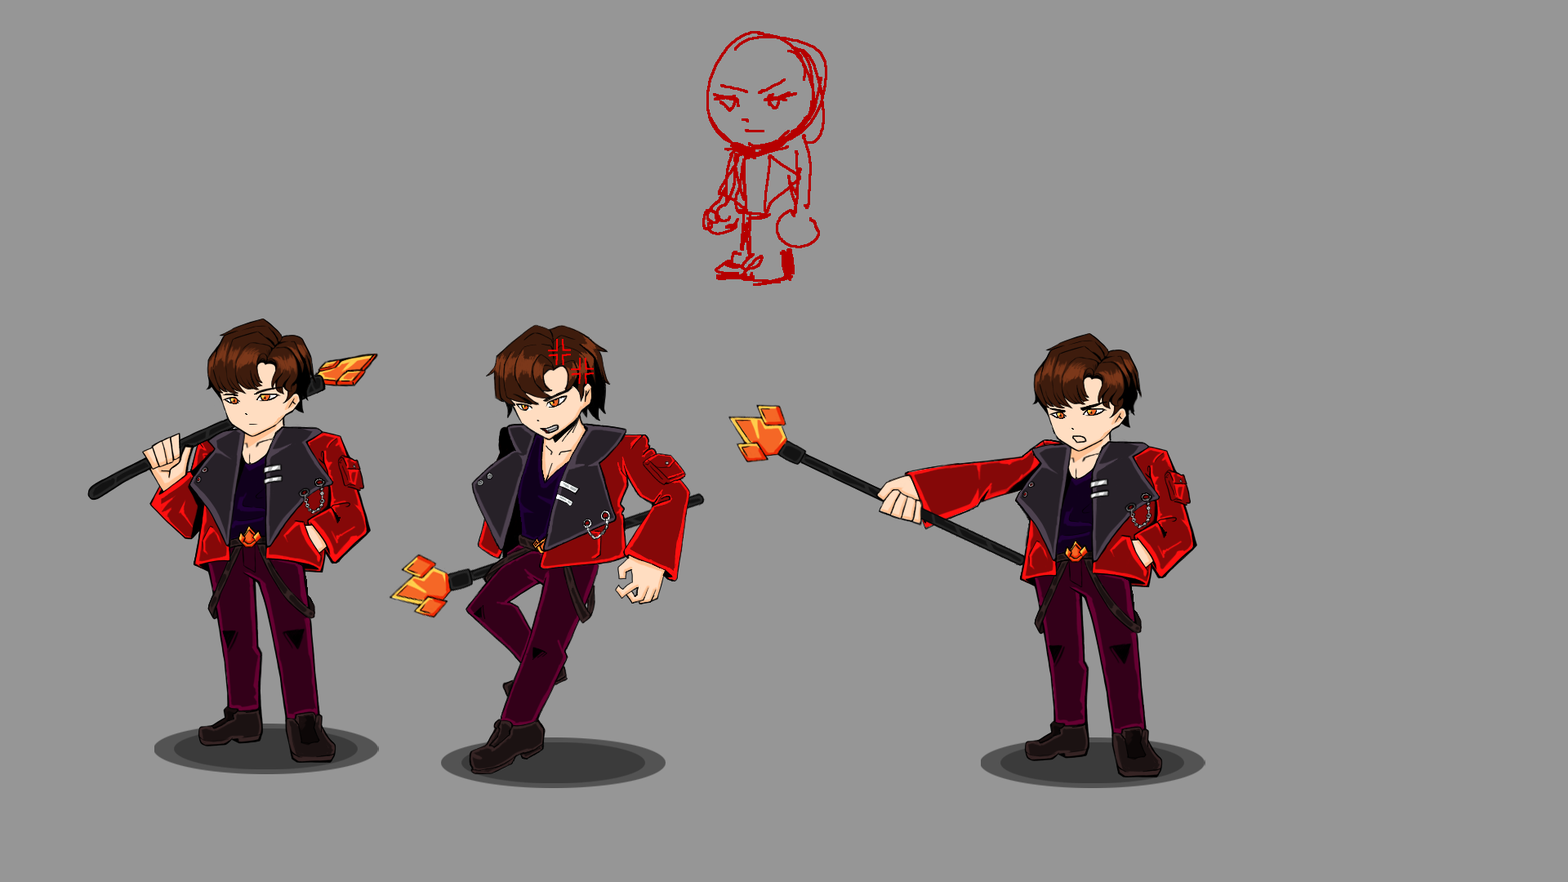
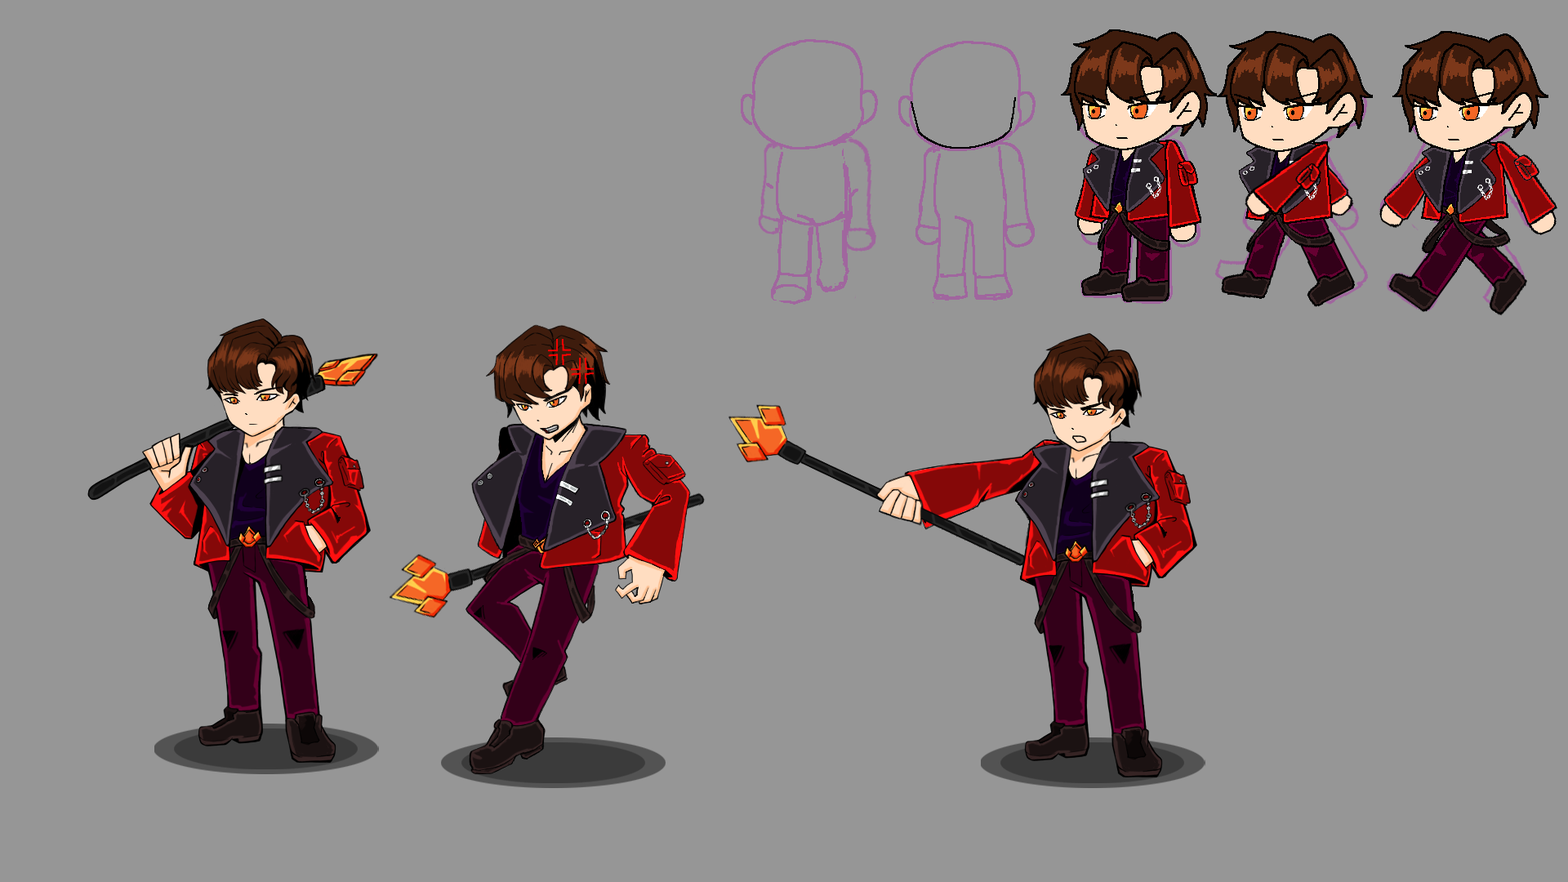
Revision of a layered (1568, 882) image; what changed, layer by layer:
removed layer "레이어 1" over [702, 31, 828, 286]
added group "SD걸음옆" with 66 layers above "걸음러프" over [1060, 29, 1558, 317]
added group "왼발앞" with 21 layers in group "SD걸음옆" over [1379, 31, 1558, 317]
added group "몬톤" (1st of 3, in "SD걸음옆" › "왼발앞") with 4 layers in group "왼발앞" over [1392, 31, 1549, 224]
added layer "몸통빛" (1st of 3, in "SD걸음옆" › "왼발앞" › "몬톤") (overlay) in group "몬톤" over [1408, 49, 1531, 223]
added layer "몸통선" (2nd of 4, in "SD걸음옆" › "왼발앞" › "몬톤") in group "몬톤" over [1392, 31, 1549, 224]
added layer "몸통채색" (1st of 3, in "SD걸음옆" › "왼발앞" › "몬톤") in group "몬톤" over [1397, 32, 1545, 223]
added group "오른발앞" with 21 layers in group "SD걸음옆" over [1216, 31, 1373, 308]
added group "몬톤" (2nd of 3, in "SD걸음옆" › "오른발앞") with 4 layers in group "오른발앞" over [1216, 31, 1373, 224]
added layer "몸통빛" (2nd of 3, in "SD걸음옆" › "오른발앞" › "몬톤") (overlay) in group "몬톤" over [1233, 49, 1355, 223]
added layer "몸통선" (3rd of 4, in "SD걸음옆" › "오른발앞" › "몬톤") in group "몬톤" over [1216, 31, 1373, 224]
added layer "몸통채색" (2nd of 3, in "SD걸음옆" › "오른발앞" › "몬톤") in group "몬톤" over [1221, 32, 1369, 223]
added group "정지" (2nd of 2, in "SD걸음옆") with 21 layers in group "SD걸음옆" over [1060, 29, 1217, 303]
added group "몬톤" (3rd of 3, in "SD걸음옆" › "정지") with 4 layers in group "정지" over [1060, 29, 1217, 223]
added layer "몸통선" (4th of 4, in "SD걸음옆" › "정지" › "몬톤") in group "몬톤" over [1060, 29, 1217, 223]
added layer "몸통채색" (3rd of 3, in "SD걸음옆" › "정지" › "몬톤") in group "몬톤" over [1065, 31, 1213, 221]
added group "걸음러프" (36%) with 5 layers above "화염족 스킬시전" over [740, 39, 1555, 312]
added layer "Layer 4" in group "걸음러프" over [1317, 39, 1555, 312]
added layer "Layer 3" in group "걸음러프" over [1214, 40, 1368, 306]
added layer "Layer 6" in group "걸음러프" over [740, 39, 878, 305]
added layer "Layer 5" in group "걸음러프" over [898, 40, 1036, 303]
added layer "Layer 2" in group "걸음러프" over [1074, 40, 1202, 304]
…and 42 more changes (42 added)